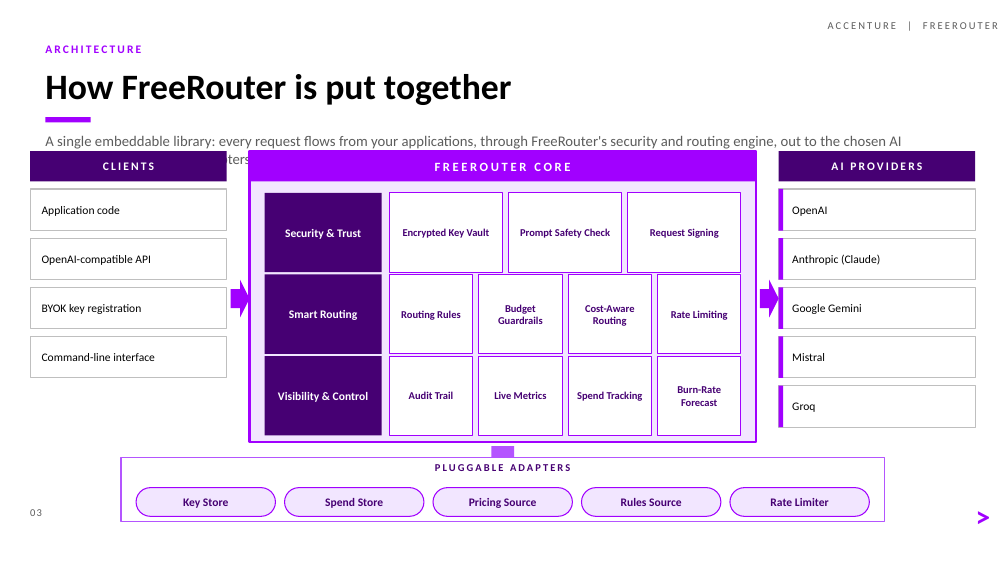
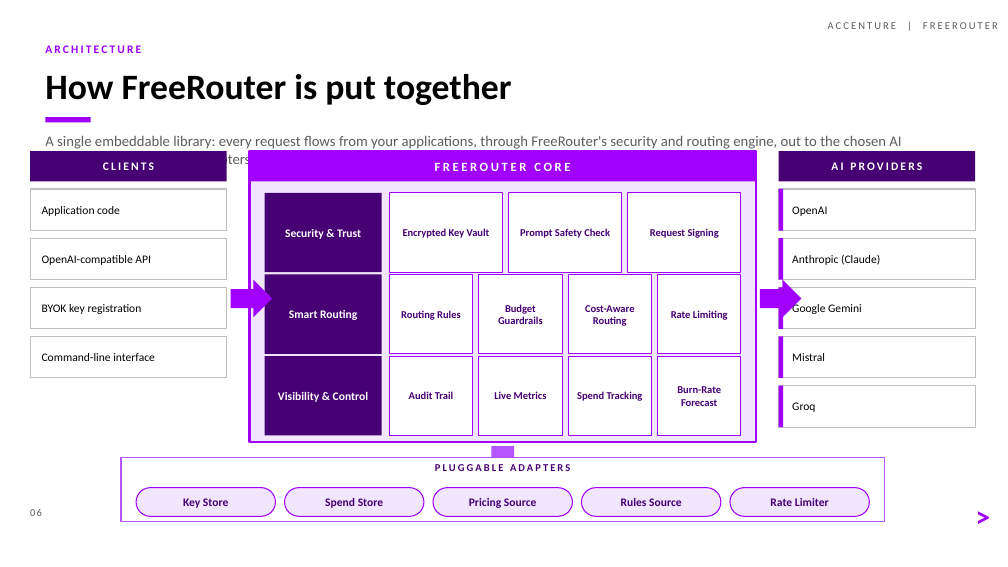
Before and after one commit to ahujrajat/freerouter, a slide deck: slide 8 of docs/Freerouter-FinOps-Presentation.pptx (slide 3 before the commit). Drawn at 1008x567 pixels with LibreOffice and Linux fonts; fonts in the diff are those of the drawing. Boxes give left, top, right and bottom in pixels: in the first picture for what was removed or moved away, otherwise in the second. Text is boxed around its words. In the diff, an @@ line names an element or a change of style, - is before the commit and + after.

```diff
--- a/docs/Freerouter-FinOps-Presentation.pptx
+++ b/docs/Freerouter-FinOps-Presentation.pptx
@@ right arrow: place and size @@
-right arrow at (231, 280, 250, 318)
+right arrow at (231, 280, 272, 318)
@@ right arrow: place and size @@
-right arrow at (760, 280, 779, 318)
+right arrow at (760, 280, 802, 318)
```
Also in this commit, not shown: 12 other slides changed, 6 slides added, 1 slide removed, 2 other files.
